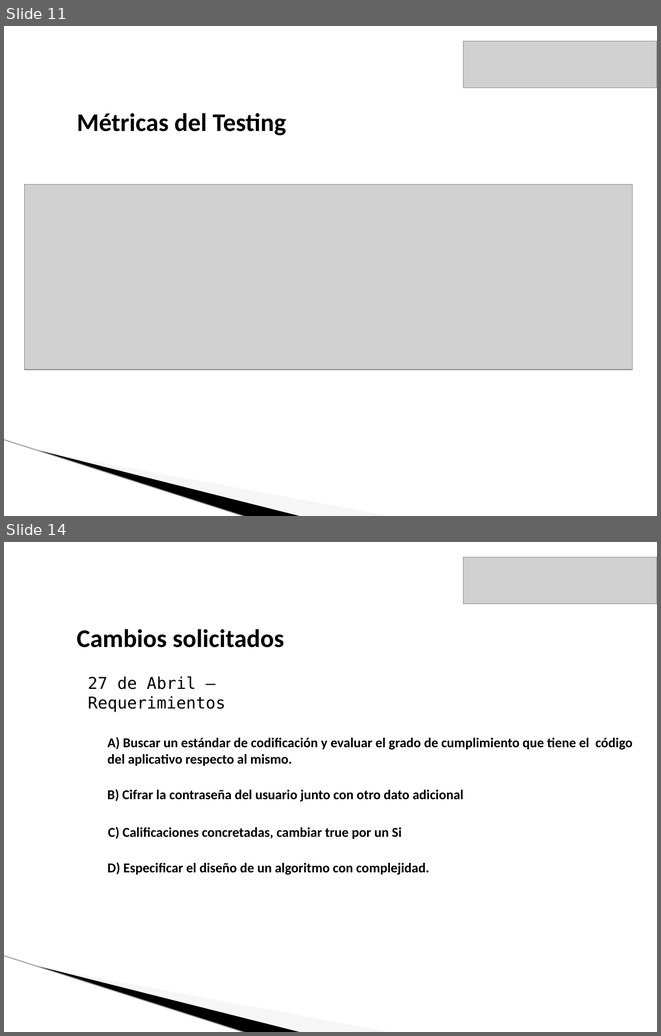
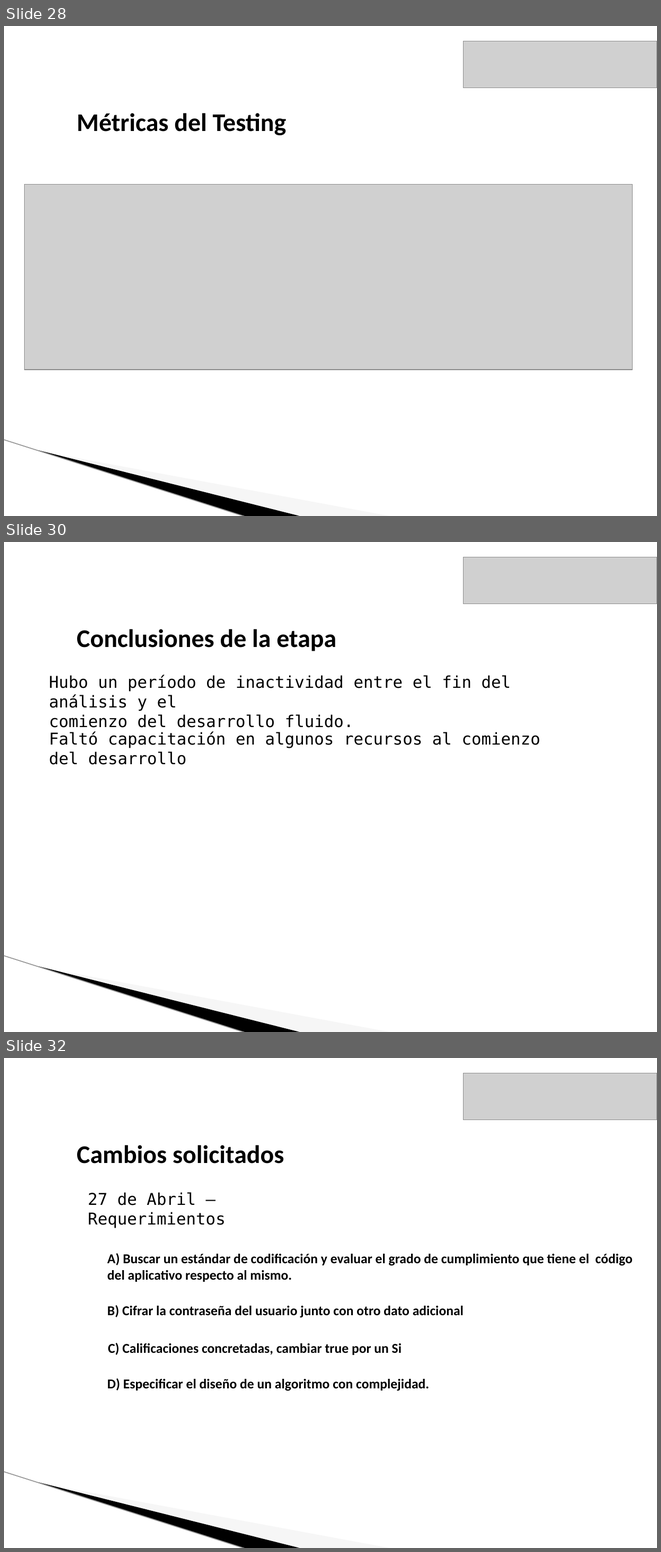
Before and after one commit to lucasdicesaro/reser-bar, a slide deck: documentacion/Presentacion Final ReserBar/Presentacion Final.pptx. Shown one above the other, each under a label of ours: slides 11 and 14 before the commit, slides 28, 30 and 32 after it; the slides between them are not shown. The pictures are 661x1036 and 661x1552 pixels, drawn with LibreOffice and Linux fonts; fonts in the diff are those of the drawing; grey boxes stand for pictures; background and template pictures are left out. Boxes give left, top, right and bottom in pixels: in the first picture for what was removed or moved away, otherwise in the second. Text is boxed around its words. In the diff, an @@ line names an element or a change of style, - is before the commit and + after.

```diff
--- a/documentacion/Presentacion Final ReserBar/Presentacion Final.pptx
+++ b/documentacion/Presentacion Final ReserBar/Presentacion Final.pptx
@@ slide 30 added at (4, 542, 657, 1032), background #FFFFFF; not listed: 3 template elements that a slide beside it also shows @@
@@ picture added at (463, 557, 657, 603) @@
@@ text added at (77, 629, 336, 651), 28 pt, text #000000, bold @@
+Conclusiones de la etapa
@@ text added at (49, 674, 511, 728), 18 pt, text #000000 @@
+Hubo un período de inactividad entre el fin del análisis y el
+comienzo del desarrollo fluido.
@@ text added at (49, 731, 540, 765), 18 pt, text #000000 @@
+Faltó capacitación en algunos recursos al comienzo del desarrollo
@@ what was slide 11 is now slide 28 @@
@@ what was slide 14 is now slide 32 @@
```
Also in this commit, not shown: 7 slides changed, 26 other slides added, 7 slides removed, 2 other files.
